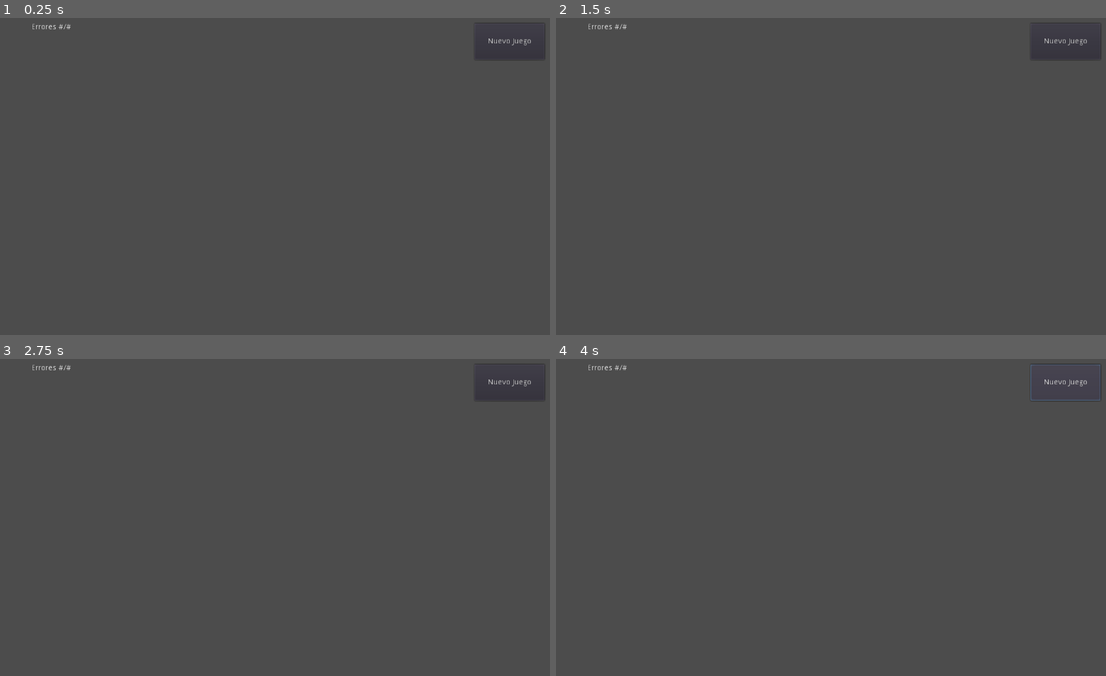
Above: before the commit, frames 1-4 (two rows, left to right).
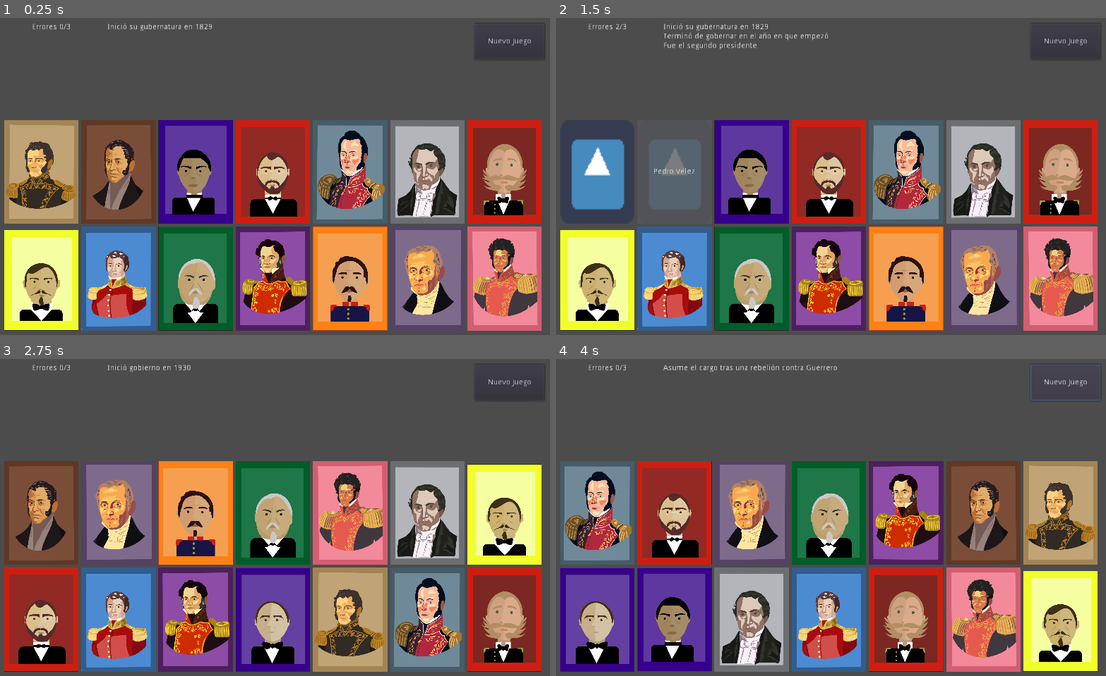
Above: after the commit, the same moments.

Repository: BryanWi/AdivinaQuien
Game: Godot game, scene res://game/Game.tscn
Same seed, same stepped clock (60 frames per second), same inputs: the game is played once before the commit and once after it. The engine's default icon, where the game draws it, is replaced by a stand-in: a white triangle on a blue panel in a dark square. Sound files missing from this copy of the repository are replaced by a short silence.
Inputs (mouse positions are in pixels of both pictures, inside the frame that each line leads up to):
- Up to frame 1 (0.25 s): no input
- Up to frame 2 (1.5 s): click (600, 173) at 0.52 s; click (677, 173) at 1.27 s
- Up to frame 3 (2.75 s): click (198, 514) at 2.02 s
- Up to frame 4 (4 s): click (831, 618) at 2.77 s; click "Nuevo Juego" at 3.5 s

The runs differ from the first frame. In frame 1, 61% of the frame differs, in the area x 0-99%, y 1-99%; in frame 2, 56%; in frame 3, 61%; in frame 4, 61%.
Error before the commit: Parse Error: Variable "doc" already exists in this class (at line: 29). (res://game/Game.gd:210)

Commit message:
Unión lista
Ya se puede leer el json y cargar los presidentes

Diff:
--- a/game/Game.gd
+++ b/game/Game.gd
@@ -14,235 +14,18 @@
 
 var TARJETAS_TABLERO = 14
 
-var doc_test: Dictionary = {
-	"Porfirio Díaz" : {
-		"nombre" : "Porfirio Díaz",
-		"image" : "diaz_porfirio_2.jpg",
-		"pistas" : ["Pista 1", "Pista 2", "Pista 3", "Pista 4"]
-		},
-	"AMLO" : {
-		"nombre" : "Andrés Manuel López Obrador",
-		"image" : "AMLO.jpg",
-		"pistas" : ["Pista 1", "Pista 2", "Pista 3", "Pista 4"]
-	}
-}
-var doc: Dictionary = {
-	"Guadalupe Victoria":{
-		"nombre" : "Guadalupe Victoria",
-		"image" : "Guadalupe Victoria.jpg",
-		"pistas" : [
-			"Inició su gubernatura en 1824",
-			"Terminó de gobernar en 1829",
-			"Fue el primer presidente",
-			"Fue resultado de las primeras elecciones federales"
-		]
-	},
-	"Vicente Guerrero":{
-		"nombre" : "Vicente Guerrero",
-		"image" : "Vicente Guerrero.png",
-		"pistas" : [
-			"Inició su gubernatura en 1829",
-			"Fue el segundo presidente",
-			"Terminó de gobernar en el año en que empezó",
-			"Su gobierno duró 8 meses"
-		]
-	},
-	"Jose María Bocanegra":{
-		"nombre" : "Jose María Bocanegra",
-		"image" : "José María Bocanegra.png",
-		"pistas" : [
-			"Fue el segundo presidente en iniciar su gobierno en 1829",
-			"Su gobierno duró 7 días",
-			"Fue el tercer presidente",
-			"Cedió su presidencia tras un ataque de insurgentes que rodearon el Palacio Nacional"
-		]
-	},
-	"Pedro Vélez" :{
-		"nombre" : "Pedro Vélez",
-		"image" : "Pedro Vélez.png",
-		"pistas" : [
-			"Gobierno de 3 personas iniciado en diciembre de 1829",
-			"Gobernó Junto a Luis Quintanar y Lucas Alamán",
-			"Tercer gobierno de 1829",
-			"Duró por 8 días"
-		]
-	},
-	"Anastasio Bustamante" :{
-		"nombre" : "Anastasio Bustamante",
-		"image" : "Anastasio Bustamante.png",
-		"pistas" : [
-			"Inició gobierno en 1930",
-			"Terminó de gobernar en agosto de 1932",
-			"Asume el cargo tras una rebelión contra Guerrero",
-			"Tuvo 3 gobiernos entre 1830 y 1841"
-		]
-	},
-	"Melchor Múzquiz" :{
-		"nombre" : "Melchor Múzquiz",
-		"image" : "Melchor Múzquiz.png",
-		"pistas" : [
-			"Inició en agosto de 1832",
-			"Terminó en diciembre de 1832",
-			"Fue presidente interino durante el cargo de Anastasio Bustamante, quien salió a combatir y no podía mantener su puesto",
-			"Trató de renunciar ante el Congreso, pero le pidieron que siguiera gobernando"
-		]
-	},
-	"Manuel Gómez Pedraza" :{
-		"nombre" : "Manuel Gómez Pedraza",
-		"image" : "Manuel Gómez Pedraza.png",
-		"pistas" : [
-			"Inicia en diciembre de 1832",
-			"Termina en marzo de 1833",
-			"Santa Anna, Lorenzo Zavala y Jose María Lobato no le permitieron ejercer su puesto como presidente electo hasta 1932",
-			"Se desterró durante dos años en Francia"
-		]
-	},
-	"Valentín Gómez Farías" :{
-		"nombre" : "Valentín Gómez Farías",
-		"image" : "Valentín Gómez Farías.png",
-		"pistas" : [
-			"Inició su cargo en abril de 1833",
-			"Era vicepresidente, pero tomó el puesto de presidente debido a varias ausencias",
-			"Tuvo 4 mandatos entre 1833 y 1834",
-			"Asumió el cargo varias veces debido a ausencias de Santa Anna"
-		]
-	}, # Aquí hay un salto temporal de presidentes, aunque el orden como tal no importa
-	"Benito Juarez" :{
-		"nombre" : "Benito Juarez",
-		"image" : "Benito Juarez.png",
-		"pistas" : [
-			"pista 1",
-			"pista 2",
-			"pista 3"
-		]
-	},
-	"Felix Zuloaga" :{
-		"nombre" : "Félix Zuloaga",
-		"image" : "Felix zuloaga.png",
-		"pistas" : [
-			"pista 1",
-			"pista 2",
-			"pista 3"
-		]
-	},
-	"Jose Maria Iglesias" :{
-		"nombre" : "Jose Maria Iglesias",
-		"image" : "Jose MAria Iglesias.png",
-		"pistas" : [
-			"pista 1",
-			"pista 2",
-			"pista 3"
-		]
-	},
-	"Juan N Mendez" :{
-		"nombre" : "Juan N Mendez",
-		"image" : "Juan N Mendez.png",
-		"pistas" : [
-			"pista 1",
-			"pista 2",
-			"pista 3"
-		]
-	},
-	"Manuel Robles Pezuela" :{
-		"nombre" : "Manuel Robles Pezuela",
-		"image" : "Manuel Robles Pezuela.png",
-		"pistas" : [
-			"pista 1",
-			"pista 2",
-			"pista 3"
-		]
-	},
-	"Maximiliano de Hasburgo" :{
-		"nombre" : "Maximiliano de Hasburgo",
-		"image" : "Maximiliano de hasburgo.png",
-		"pistas" : [
-			"pista 1",
-			"pista 2",
-			"pista 3"
-		]
-	},
-	"Sebastian Lerda de Tejada" :{
-		"nombre" : "Sebastian Lerda de Tejada",
-		"image" : "Sebastian Lerda de Tejada.png",
-		"pistas" : [
-			"pista 1",
-			"pista 2",
-			"pista 3"
-		]
-	}
-}
 
-# Called when the node enters the scene tree for the first time.
-func _ready():
-	print(doc_test)
-	$WinScreen.visible = false
-	print(typeof(doc_test))
-#	for i in range(7):
-#		if i%2 == 0:
-#			doc["PD" + str(i)]={
-#			"nombre" : "Porfirio Díaz",
-#			"image" : "diaz_porfirio_2.jpg",
-#			"pistas" : ["Pista 1", "Pista 2", "Pista 3"]
-#			}
-#		else:
-#
-#			doc["AMLO" + str(i)]={
-#			"nombre" : "Andrés Manuel López Obrador",
-#			"image" : "AMLO.jpg",
-#			"pistas" : ["Pista 1", "Pista 2", "Pista 3"]
-#			}
-#var doc2: Dictionary = {
-#	"Porfirio Díaz" : {
-#		"nombre" : "Porfirio Díaz",
-#		"image" : "diaz_porfirio_2.jpg",
-#		"pistas" : ["Pista 1", "Pista 2", "Pista 3"]
-#		},
-#	"AMLO" : {
-#		"nombre" : "Andrés Manuel López Obrador",
-#		"image" : "AMLO.jpg",
-#		"pistas" : ["Pista 1", "Pista 2", "Pista 3"]
-#	}
-#}
-
-#var doc: Dictionary = read_json_file("res://game/assets/archivo_info.json")
-
-var arch: Array = read_json_file("res://game/assets/archivo_info.json")
-var doc : Dictionary
-
-# Called when the node enters the scene tree for the first time.
 func _ready():
 	for i in arch.size():
 		doc[arch[i].nombre] = arch[i]
 
-	print(doc)
+	$WinScreen.visible = false
 
-#	doc = arch[0]
-#	print("Aqui despues")
-#	print(doc)
-#	print(doc.nombre)
-#	doc = arch[1]
-#	print(doc.nombre)
-#	print(doc.image)
-#	print(doc.pistas[1])
-#	print(arch[0].pistas[0])
-#	for i in range(16):
-#		if i%2 == 0:
-#			doc["PD" + str(i)]={
-#			"nombre" : "Porfirio Díaz",
-#			"image" : "diaz_porfirio_2.jpg",
-#			"pistas" : ["Pista 1", "Pista 2", "Pista 3"]
-#			}
-#		else:
-#
-#			doc["AMLO" + str(i)]={
-#			"nombre" : "Andrés Manuel López Obrador",
-#			"image" : "AMLO.jpg",
-#			"pistas" : ["Pista 1", "Pista 2", "Pista 3"]
-#			}
-#
-#
-#
 	new_game()
+
+
+var arch: Array = read_json_file("res://game/assets/archivo_info.json")
+var doc : Dictionary
 
 
 func new_game():
--- a/game/assets/archivo_info.json
+++ b/game/assets/archivo_info.json
@@ -1,12 +1,145 @@
 [
 	{
-		"nombre": "Porfirio Díaz",
-		"image": "diaz_porfirio_2.jpg",
-		"pistas": ["Mandó durante el porfiriato", "Pista 2", "Pista 3"]
+		"nombre" : "Guadalupe Victoria",
+		"image" : "Guadalupe Victoria.jpg",
+		"pistas" : [
+			"Inició su gubernatura en 1824",
+			"Terminó de gobernar en 1829",
+			"Fue el primer presidente",
+			"Fue resultado de las primeras elecciones federales"
+		]
 	},
 	{
-		"nombre": "Andrés Manuel López Obrador",
-		"image": "AMLO.jpg",
-		"pistas": ["Mandó durante el periodo 2018-2024", "Pista 2", "Pista 3"]
+		"nombre" : "Vicente Guerrero",
+		"image" : "Vicente Guerrero.png",
+		"pistas" : [
+			"Inició su gubernatura en 1829",
+			"Fue el segundo presidente",
+			"Terminó de gobernar en el año en que empezó",
+			"Su gobierno duró 8 meses"
+		]
+	},
+	{
+		"nombre" : "Jose María Bocanegra",
+		"image" : "José María Bocanegra.png",
+		"pistas" : [
+			"Fue el segundo presidente en iniciar su gobierno en 1829",
+			"Su gobierno duró 7 días",
+			"Fue el tercer presidente",
+			"Cedió su presidencia tras un ataque de insurgentes que rodearon el Palacio Nacional"
+		]
+	},
+	{
+		"nombre" : "Pedro Vélez",
+		"image" : "Pedro Vélez.png",
+		"pistas" : [
+			"Gobierno de 3 personas iniciado en diciembre de 1829",
+			"Gobernó Junto a Luis Quintanar y Lucas Alamán",
+			"Tercer gobierno de 1829",
+			"Duró por 8 días"
+		]
+	},
+	{
+		"nombre" : "Anastasio Bustamante",
+		"image" : "Anastasio Bustamante.png",
+		"pistas" : [
+			"Inició gobierno en 1930",
+			"Terminó de gobernar en agosto de 1932",
+			"Asume el cargo tras una rebelión contra Guerrero",
+			"Tuvo 3 gobiernos entre 1830 y 1841"
+		]
+	},
+	{
+		"nombre" : "Melchor Múzquiz",
+		"image" : "Melchor Múzquiz.png",
+		"pistas" : [
+			"Inició en agosto de 1832",
+			"Terminó en diciembre de 1832",
+			"Fue presidente interino durante el cargo de Anastasio Bustamante, quien salió a combatir y no podía mantener su puesto",
+			"Trató de renunciar ante el Congreso, pero le pidieron que siguiera gobernando"
+		]
+	},
+	{
+		"nombre" : "Manuel Gómez Pedraza",
+		"image" : "Manuel Gómez Pedraza.png",
+		"pistas" : [
+			"Inicia en diciembre de 1832",
+			"Termina en marzo de 1833",
+			"Santa Anna, Lorenzo Zavala y Jose María Lobato no le permitieron ejercer su puesto como presidente electo hasta 1932",
+			"Se desterró durante dos años en Francia"
+		]
+	},
+	{
+		"nombre" : "Valentín Gómez Farías",
+		"image" : "Valentín Gómez Farías.png",
+		"pistas" : [
+			"Inició su cargo en abril de 1833",
+			"Era vicepresidente, pero tomó el puesto de presidente debido a varias ausencias",
+			"Tuvo 4 mandatos entre 1833 y 1834",
+			"Asumió el cargo varias veces debido a ausencias de Santa Anna"
+		]
+	},
+	{
+		"nombre" : "Benito Juarez",
+		"image" : "Benito Juarez.png",
+		"pistas" : [
+			"pista 1",
+			"pista 2",
+			"pista 3"
+		]
+	},
+	{
+		"nombre" : "Félix Zuloaga",
+		"image" : "Felix zuloaga.png",
+		"pistas" : [
+			"pista 1",
+			"pista 2",
+			"pista 3"
+		]
+	},
+	{
+		"nombre" : "Jose Maria Iglesias",
+		"image" : "Jose MAria Iglesias.png",
+		"pistas" : [
+			"pista 1",
+			"pista 2",
+			"pista 3"
+		]
+	},
+	{
+		"nombre" : "Juan N Mendez",
+		"image" : "Juan N Mendez.png",
+		"pistas" : [
+			"pista 1",
+			"pista 2",
+			"pista 3"
+		]
+	},
+	{
+		"nombre" : "Manuel Robles Pezuela",
+		"image" : "Manuel Robles Pezuela.png",
+		"pistas" : [
+			"pista 1",
+			"pista 2",
+			"pista 3"
+		]
+	},
+	{
+		"nombre" : "Maximiliano de Hasburgo",
+		"image" : "Maximiliano de hasburgo.png",
+		"pistas" : [
+			"pista 1",
+			"pista 2",
+			"pista 3"
+		]
+	},
+	{
+		"nombre" : "Sebastian Lerda de Tejada",
+		"image" : "Sebastian Lerda de Tejada.png",
+		"pistas" : [
+			"pista 1",
+			"pista 2",
+			"pista 3"
+		]
 	}
 ]
--- a/game/assets/tarjeta.tscn
+++ b/game/assets/tarjeta.tscn
@@ -27,7 +27,9 @@
 margin_top = -15.5
 margin_right = 58.5
 margin_bottom = 15.5
+text = "NOMBRE"
 align = 1
+valign = 1
 autowrap = true
 
 [connection signal="button_down" from="." to="." method="_on_tarjeta_button_down"]
